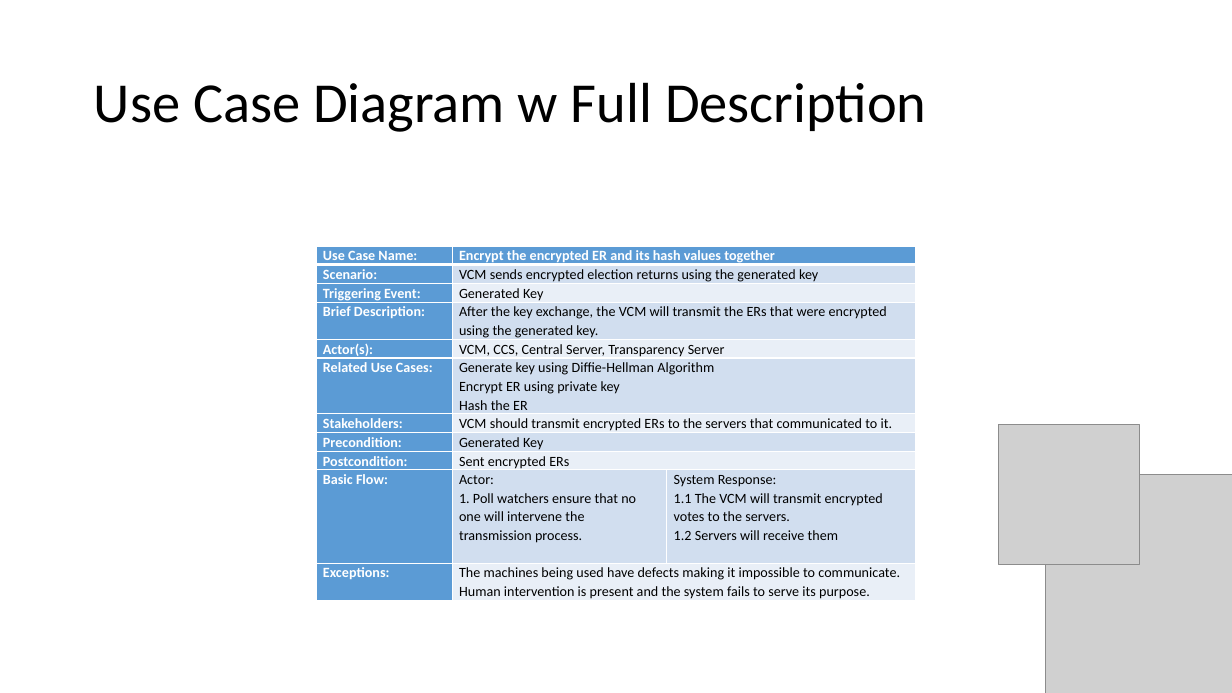
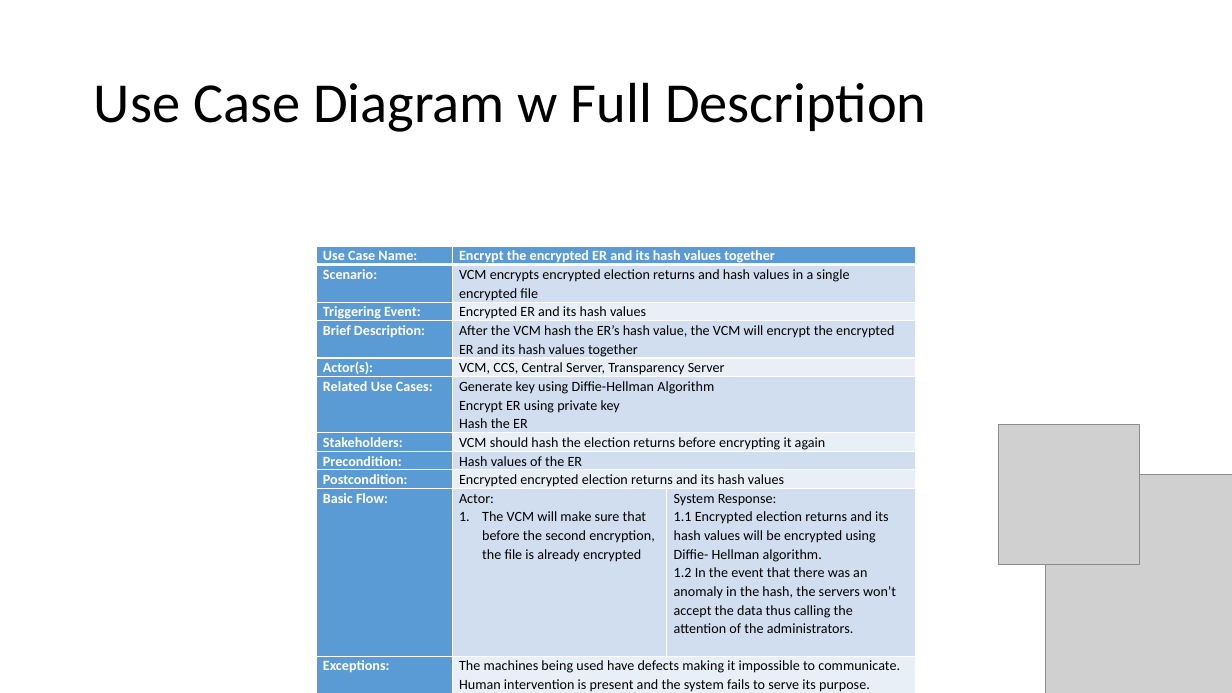
Before and after one commit to seans888/Project---Automate-Election, a slide deck: slide 24 of Documentation/Research Paper/AES diagrams.pptx. Drawn at 1232x693 pixels with LibreOffice and Linux fonts; fonts in the diff are those of the drawing; grey boxes stand for pictures. Boxes give left, top, right and bottom in pixels: in the first picture for what was removed or moved away, otherwise in the second. Text is boxed around its words. In the diff, an @@ line names an element or a change of style, - is before the commit and + after.

Commit message:
Edited the ff: Use case with description Deployment Diagram Composite Diagram

```diff
--- a/Documentation/Research Paper/AES diagrams.pptx
+++ b/Documentation/Research Paper/AES diagrams.pptx
@@ table at box(316, 246, 916, 693) @@
-row 2, column 2: VCM sends encrypted election returns using the generated key
+row 2, column 2: VCM encrypts encrypted election returns and hash values in a single encrypted file
-row 3, column 2: Generated Key
+row 3, column 2: Encrypted ER and its hash values
-row 4, column 2: After the key exchange, the VCM will transmit the ERs that were encrypted using the generated key.
+row 4, column 2: After the VCM hash the ER’s hash value, the VCM will encrypt the encrypted ER and its hash values together
-row 7, column 2: VCM should transmit encrypted ERs to the servers that communicated to it.
+row 7, column 2: VCM should hash the election returns before encrypting it again
-row 8, column 2: Generated Key
+row 8, column 2: Hash values of the ER
-row 9, column 2: Sent encrypted ERs
+row 9, column 2: Encrypted encrypted election returns and its hash values
-row 10, column 2: Actor: / 1. Poll watchers ensure that no one will intervene the transmission process.
+row 10, column 2: Actor: / The VCM will make sure that before the second encryption, the file is already encrypted
-row 10, column 3: System Response: / 1.1 The VCM will transmit encrypted votes to the servers. / 1.2 Servers will receive them
+row 10, column 3: System Response: / 1.1 Encrypted election returns and its hash values will be encrypted using Diffie- Hellman algorithm. / 1.2 In the event that there was an anomaly in the hash, the servers won’t accept the data thus calling the attention of the administrators.
```
Also in this commit, not shown: 13 other slides changed.
